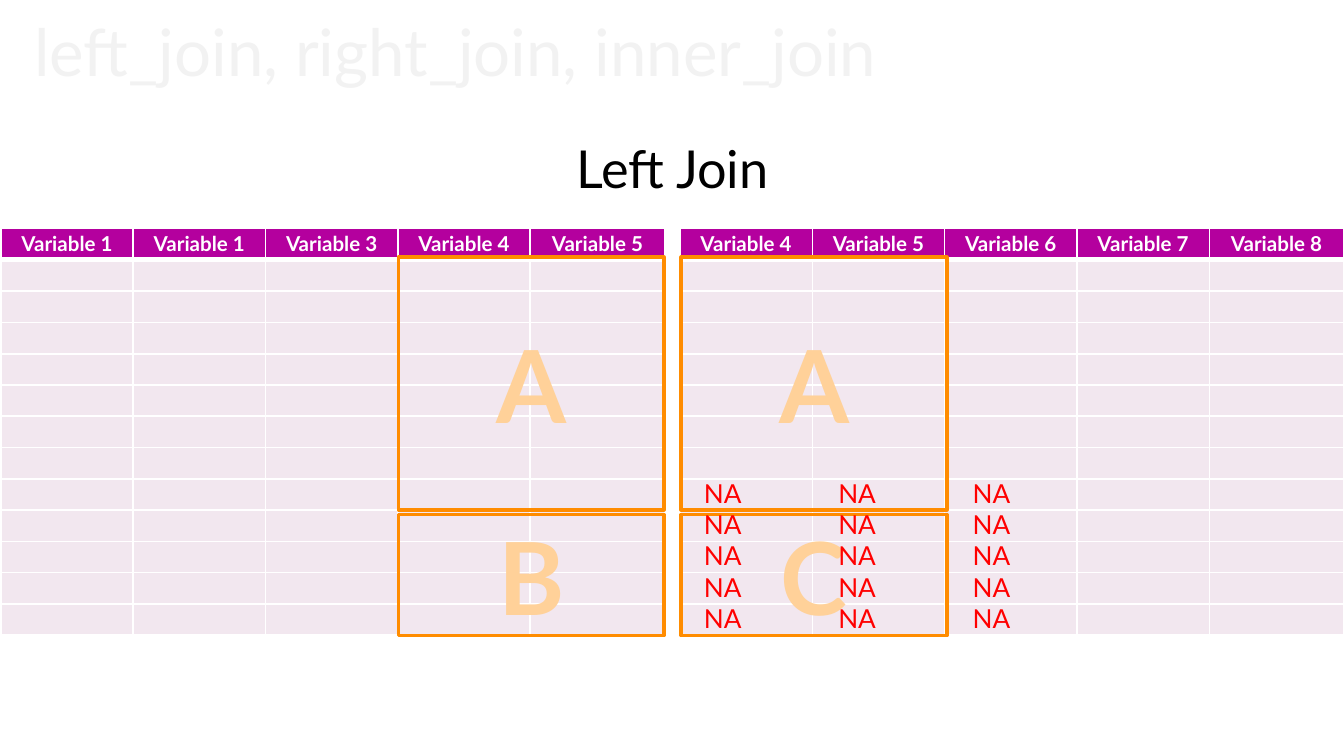
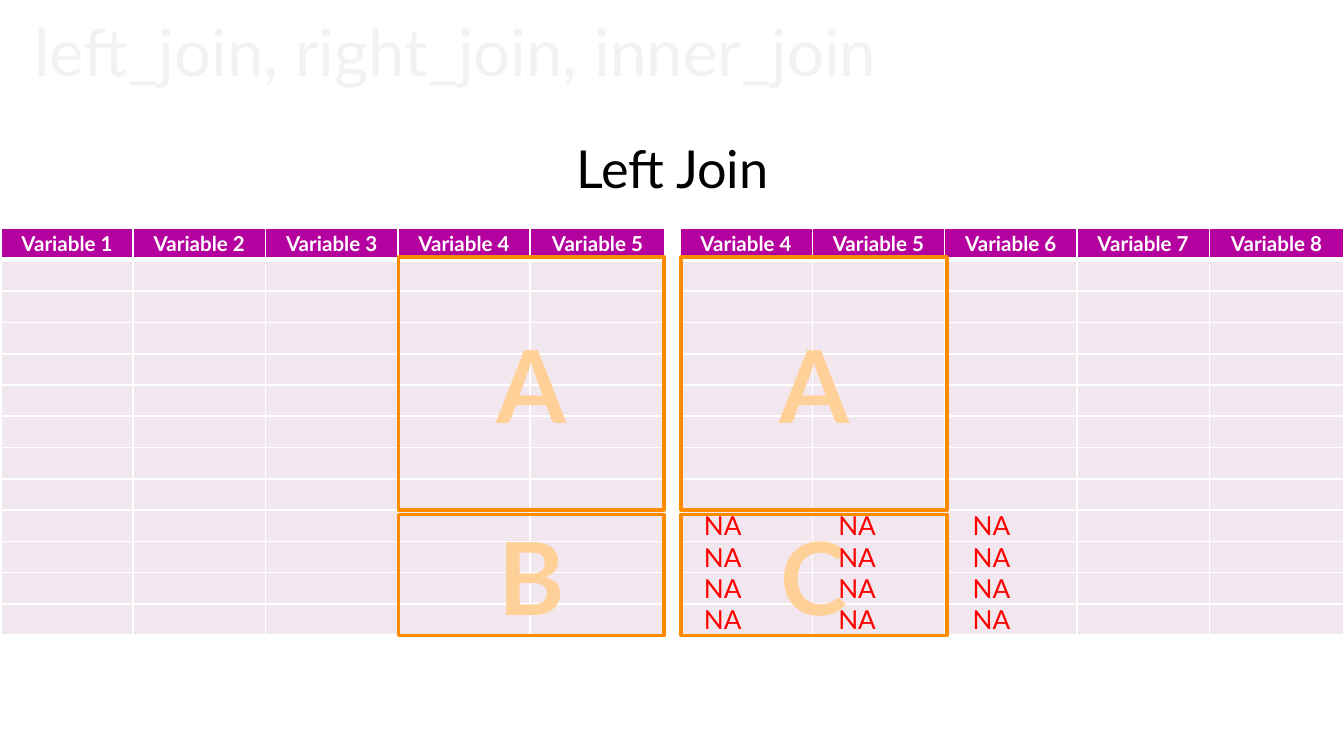
Before and after one commit to yinkaihsu/MSP-Lecture-R-Introduction, a slide deck: slide 16 of MSP_RIntoduction_IanHsu_20171025.pptx (slide 15 before the commit). Drawn at 1344x756 pixels with LibreOffice and Linux fonts; fonts in the diff are those of the drawing; background and template pictures are left out. Boxes give left, top, right and bottom in pixels: in the first picture for what was removed or moved away, otherwise in the second. Text is boxed around its words. In the diff, an @@ line names an element or a change of style, - is before the commit and + after.

```diff
--- a/MSP_RIntoduction_IanHsu_20171025.pptx
+++ b/MSP_RIntoduction_IanHsu_20171025.pptx
@@ table at (1,228,663,636) @@
-row 1, column 2: Variable 1
+row 1, column 2: Variable 2
@@ text "NA NA NA": place and size @@
-text "NA NA NA" at (704,484,1011,628)
+text "NA NA NA" at (704,513,1011,629)
@@ text at (973,546,1011,628): paragraph removed @@
-NA NA NA
```
Also in this commit, not shown: 6 other slides changed, 1 slide added.
